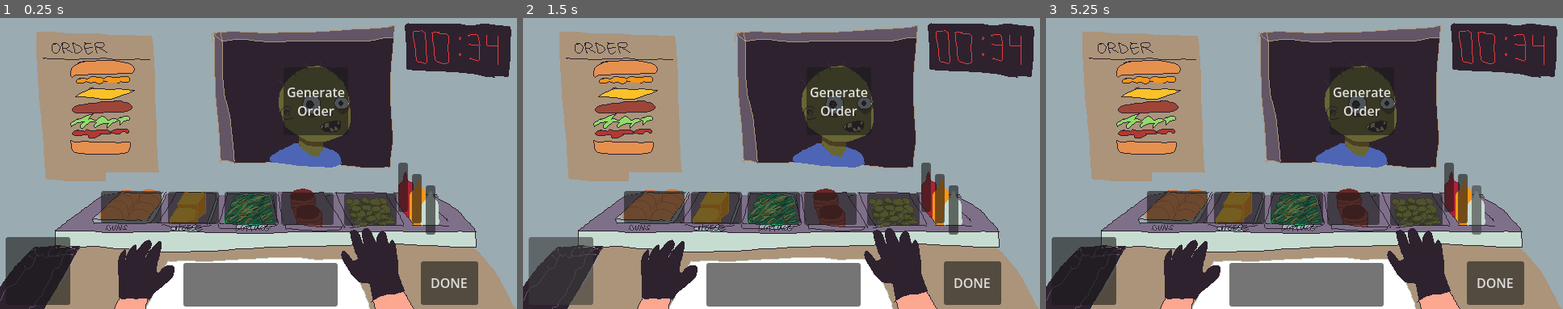
Above: before the commit, frames 1-3 (left to right).
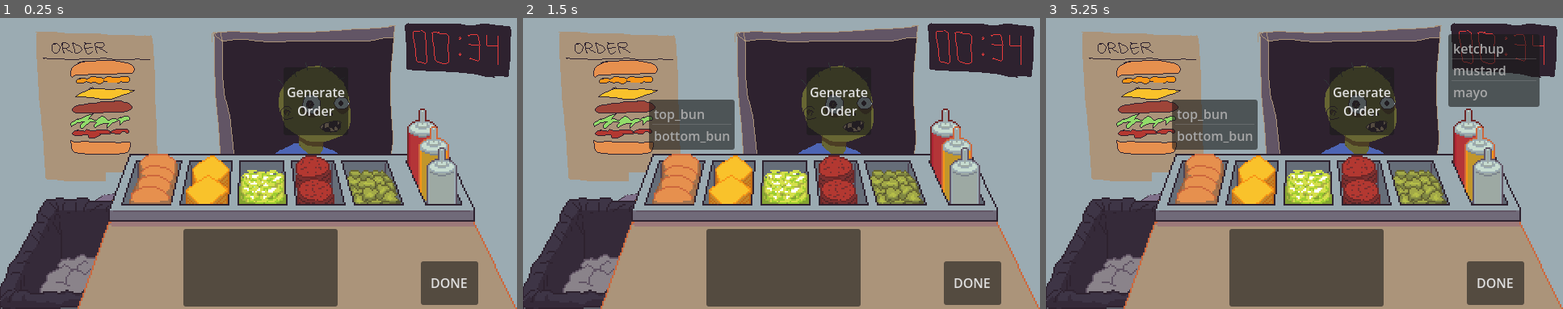
Above: after the commit, the same moments.

Repository: sanghunjlee/gameoff-2026
Game: Godot game, scene res://game/scenes/main.tscn
The game is run twice, just before and just after one commit, with the same random seed, the same clock (stepped at 60 frames per second) and the same inputs.
Inputs (mouse positions are in pixels of both pictures, inside the frame that each line leads up to; where the layout moved, square brackets give the same spot in the first picture):
- Up to frame 1 (0.25 s): no input
- Up to frame 2 (1.5 s): click (678, 178) [652, 207] at 0.5 s; click (585, 253) [559, 271] at 1.25 s
- Up to frame 3 (5.25 s): click (1252, 180) [1237, 207] at 2 s; click (1309, 186) [1299, 207] at 2.75 s; click (1361, 180) [1351, 210] at 3.5 s; click (1418, 186) [1418, 210] at 4.25 s; click (1485, 175) [1475, 210] at 5 s

The runs differ from the first frame. In frame 1, 36% of the frame differs, in the area x 0-100%, y 31-100%; in frame 2, 38%; in frame 3, 41%, in the area x 0-100%, y 5-100%.

Commit message:
Added Assets From Main
+ added assets for assembly table and ingredients to game
+ added selectable lists for buns and condiments to choose an ingredient

Diff:
--- a/game/scenes/main.gd
+++ b/game/scenes/main.gd
@@ -6,11 +6,18 @@
 var held_item: String = ""
 var burger_items: Array = []
 var current_order: Array = []
+var selected_item: String = "" #Currently not
+
+@onready var buns_list: CanvasItem = %BunList
+@onready var condiments_list: CanvasItem = %CondimentsList
 
 # Called when the node enters the scene tree for the first time.
 func _ready() -> void:
     pick_up_item.connect(_on_pick_up_item)
     new_customer.connect(_on_new_customer)
+
+    buns_list.visible = false
+    condiments_list.visible = false
 
 # Called every frame. 'delta' is the elapsed time since the previous frame.
 func _process(delta: float) -> void:
@@ -41,6 +48,8 @@
     print("Burger completed: ", burger_items)
     if burger_items == current_order:
         print("Order completed correctly!")
+    else:
+        print("Incorrect order. Prepare to be eaten!")
     burger_items.clear()
 
 # Called when the burger is thrown in the trash
@@ -48,11 +57,16 @@
     print("Discarded burger: ", burger_items)
     burger_items.clear()
 
+# Placeholder for generating a new order
+# Ideally, this would be automatically generated when a new customer arrives and not via clicking a button
+func _on_generate_order_button_pressed() -> void:
+    current_order = generate_order()
+
 # Helper function to generate a random order for the customer
 func generate_order() -> Array:
     var order: Array = []
     var num_items: int = randi() % 6 + 1 # Up to Six Ingredients, Between 1 and 6 items
-    var possible_items: Array = ["buns", "pickle", "patty", "lettuce", "cheese", "mayo", "mustard", "ketchup"]
+    var possible_items: Array = ["top_bun", "bottom_bun", "pickle", "patty", "lettuce", "cheese", "mayo", "mustard", "ketchup"]
 
     for i in range(num_items):
         var item: String = possible_items[randi() % possible_items.size()]
@@ -61,12 +75,14 @@
     print("Customer ordered: ", order)
     return order
 
-# Placeholder for generating a new order
-func _on_generate_order_button_pressed() -> void:
-    current_order = generate_order()
+# Functions to handle selected ingredients from UI button elements
 
+# Toggle the list of selectable bun items upon clicking the buns
 func _on_buns_button_pressed() -> void:
-    pick_up_item.emit("buns")
+    if buns_list.visible:
+        buns_list.visible = false
+    else:
+        buns_list.visible = true
 
 func _on_pickle_button_pressed() -> void:
     pick_up_item.emit("pickle")
@@ -81,10 +97,25 @@
     pick_up_item.emit("cheese")
 
 func _on_mayo_button_pressed() -> void:
-    pick_up_item.emit("mayo")
+    # pick_up_item.emit("mayo")
+    condiments_list.visible = true
 
 func _on_mustard_button_pressed() -> void:
-    pick_up_item.emit("mustard")
+    # pick_up_item.emit("mustard")
+    condiments_list.visible = true
 
 func _on_ketchup_button_pressed() -> void:
-    pick_up_item.emit("ketchup")
+    # pick_up_item.emit("ketchup")
+    condiments_list.visible = true
+
+# Functions to handle selection of items from a possible list of ingredients
+
+func _on_bun_list_item_clicked(index: int, at_position: Vector2, mouse_button_index: int) -> void:
+    selected_item = buns_list.get_item_text(index)
+    pick_up_item.emit(selected_item)
+    buns_list.visible = false
+
+func _on_condiments_list_item_clicked(index: int, at_position: Vector2, mouse_button_index: int) -> void:
+    selected_item = condiments_list.get_item_text(index)
+    pick_up_item.emit(selected_item)
+    condiments_list.visible = false
--- a/game/scenes/main.tscn
+++ b/game/scenes/main.tscn
@@ -3,6 +3,16 @@
 [ext_resource type="PackedScene" uid="uid://biad20m645add" path="res://game/scenes/zombie.tscn" id="1_20rwd"]
 [ext_resource type="Script" uid="uid://cejqlykn8wr8x" path="res://game/scenes/main.gd" id="1_gp8w2"]
 [ext_resource type="Texture2D" uid="uid://dfx1jh1tr2vcl" path="res://game/assets/mockup.png" id="2_jbjdl"]
+[ext_resource type="Texture2D" uid="uid://1ao6upgncjc2" path="res://game/assets/assembly-station/assembly-table.png" id="4_ejk4j"]
+[ext_resource type="Texture2D" uid="uid://b6l8yehfh0lrs" path="res://game/assets/assembly-station/trashbin.png" id="4_l3qal"]
+[ext_resource type="Texture2D" uid="uid://d2o32ek5u8584" path="res://game/assets/assembly-station/buns.png" id="5_l3qal"]
+[ext_resource type="Texture2D" uid="uid://cd086d6sb4kf3" path="res://game/assets/assembly-station/cheese.png" id="7_12hk3"]
+[ext_resource type="Texture2D" uid="uid://daslowtee3f08" path="res://game/assets/assembly-station/lettuce.png" id="8_3v7cf"]
+[ext_resource type="Texture2D" uid="uid://n82me52fpe7u" path="res://game/assets/assembly-station/patties.png" id="9_r75lq"]
+[ext_resource type="Texture2D" uid="uid://d2fa5oxnncqet" path="res://game/assets/assembly-station/pickles.png" id="10_cxktm"]
+[ext_resource type="Texture2D" uid="uid://bwbjba64lj6xb" path="res://game/assets/assembly-station/ketchup.png" id="11_aju45"]
+[ext_resource type="Texture2D" uid="uid://dr68i2ka1jgr4" path="res://game/assets/assembly-station/mustard.png" id="12_q1x0e"]
+[ext_resource type="Texture2D" uid="uid://bdbup6vlsdj3n" path="res://game/assets/assembly-station/mayo.png" id="13_8g3t5"]
 
 [node name="Main" type="Control" unique_id=1877319954]
 layout_mode = 3
@@ -21,74 +31,144 @@
 offset_right = 40.0
 offset_bottom = 40.0
 
-[node name="TextureRect" type="TextureRect" parent="Container" unique_id=1503621911]
+[node name="MockUp" type="TextureRect" parent="Container" unique_id=1503621911]
 layout_mode = 2
 texture = ExtResource("2_jbjdl")
 
-[node name="BunsButton" type="Button" parent="Container/TextureRect" unique_id=629232372]
-layout_mode = 0
-offset_left = 125.0
-offset_top = 214.0
-offset_right = 200.0
-offset_bottom = 254.0
-
-[node name="CheeseButton" type="Button" parent="Container/TextureRect" unique_id=1485994082]
-layout_mode = 0
-offset_left = 208.0
-offset_top = 215.0
-offset_right = 271.0
-offset_bottom = 255.0
-
-[node name="LettuceButton" type="Button" parent="Container/TextureRect" unique_id=776187992]
-layout_mode = 0
-offset_left = 278.0
-offset_top = 215.0
-offset_right = 343.0
-offset_bottom = 255.0
-
-[node name="PattyButton" type="Button" parent="Container/TextureRect" unique_id=101908268]
-layout_mode = 0
-offset_left = 348.0
-offset_top = 216.0
-offset_right = 413.0
-offset_bottom = 256.0
-
-[node name="PickleButton" type="Button" parent="Container/TextureRect" unique_id=1026162038]
-layout_mode = 0
-offset_left = 426.0
-offset_top = 217.0
-offset_right = 491.0
-offset_bottom = 257.0
-
-[node name="MayoButton" type="Button" parent="Container/TextureRect" unique_id=1673632524]
-layout_mode = 0
-offset_left = 527.0
-offset_top = 207.0
-offset_right = 539.0
-offset_bottom = 268.0
-
-[node name="MustardButton" type="Button" parent="Container/TextureRect" unique_id=281023901]
-layout_mode = 0
-offset_left = 510.0
-offset_top = 193.0
-offset_right = 522.0
-offset_bottom = 254.0
-
-[node name="KetchupButton" type="Button" parent="Container/TextureRect" unique_id=2084615856]
-layout_mode = 0
-offset_left = 493.0
-offset_top = 179.0
-offset_right = 505.0
-offset_bottom = 240.0
-
-[node name="WrapButton" type="Button" parent="Container/TextureRect" unique_id=1692138468]
+[node name="TrashContainer" type="MarginContainer" parent="." unique_id=58796317]
+layout_mode = 0
+offset_left = -3.0
+offset_top = 218.0
+offset_right = 153.0
+offset_bottom = 364.0
+
+[node name="TrashButton" type="Button" parent="TrashContainer" unique_id=1367371791]
+layout_mode = 2
+icon = ExtResource("4_l3qal")
+flat = true
+
+[node name="AssemblyStationContainer" type="MarginContainer" parent="." unique_id=2100624299]
+layout_mode = 0
+offset_left = 96.0
+offset_top = 168.0
+offset_right = 640.0
+offset_bottom = 360.0
+
+[node name="TextureRect" type="TextureRect" parent="AssemblyStationContainer" unique_id=1319677977]
+layout_mode = 2
+texture = ExtResource("4_ejk4j")
+
+[node name="BunsButton" type="Button" parent="AssemblyStationContainer/TextureRect" unique_id=629232372]
+layout_mode = 0
+offset_left = 60.0
+offset_top = -4.0
+offset_right = 128.0
+offset_bottom = 66.0
+icon = ExtResource("5_l3qal")
+flat = true
+
+[node name="MarginContainer" type="MarginContainer" parent="AssemblyStationContainer/TextureRect/BunsButton" unique_id=464252938]
+layout_mode = 0
+offset_top = -63.0
+offset_right = 106.0
+offset_bottom = -1.0
+
+[node name="BunList" type="ItemList" parent="AssemblyStationContainer/TextureRect/BunsButton/MarginContainer" unique_id=1506389091]
+unique_name_in_owner = true
+layout_mode = 2
+allow_reselect = true
+allow_search = false
+max_text_lines = 2
+item_count = 2
+item_0/text = "top_bun"
+item_1/text = "bottom_bun"
+
+[node name="CheeseButton" type="Button" parent="AssemblyStationContainer/TextureRect" unique_id=1485994082]
+layout_mode = 0
+offset_left = 130.0
+offset_top = -2.0
+offset_right = 192.0
+offset_bottom = 68.0
+icon = ExtResource("7_12hk3")
+flat = true
+
+[node name="LettuceButton" type="Button" parent="AssemblyStationContainer/TextureRect" unique_id=776187992]
+layout_mode = 0
+offset_left = 196.0
+offset_top = 16.0
+offset_right = 262.0
+offset_bottom = 66.0
+icon = ExtResource("8_3v7cf")
+flat = true
+
+[node name="PattyButton" type="Button" parent="AssemblyStationContainer/TextureRect" unique_id=101908268]
+layout_mode = 0
+offset_left = 266.0
+offset_top = -2.0
+offset_right = 322.0
+offset_bottom = 66.0
+icon = ExtResource("9_r75lq")
+flat = true
+
+[node name="PickleButton" type="Button" parent="AssemblyStationContainer/TextureRect" unique_id=1026162038]
+layout_mode = 0
+offset_left = 330.0
+offset_top = 16.0
+offset_right = 404.0
+offset_bottom = 66.0
+icon = ExtResource("10_cxktm")
+flat = true
+
+[node name="KetchupButton" type="Button" parent="AssemblyStationContainer/TextureRect" unique_id=2084615856]
+layout_mode = 0
+offset_left = 404.0
+offset_top = -60.0
+offset_right = 450.0
+offset_bottom = 48.0
+icon = ExtResource("11_aju45")
+flat = true
+
+[node name="MustardButton" type="Button" parent="AssemblyStationContainer/TextureRect/KetchupButton" unique_id=281023901]
+layout_mode = 0
+offset_left = 14.0
+offset_top = 22.0
+offset_right = 60.0
+offset_bottom = 122.0
+icon = ExtResource("12_q1x0e")
+flat = true
+
+[node name="MayoButton" type="Button" parent="AssemblyStationContainer/TextureRect/KetchupButton" unique_id=1673632524]
+layout_mode = 0
+offset_left = 24.0
+offset_top = 48.0
+offset_right = 70.0
+offset_bottom = 126.0
+icon = ExtResource("13_8g3t5")
+flat = true
+
+[node name="CondimentsList" type="ItemList" parent="AssemblyStationContainer/TextureRect/KetchupButton" unique_id=1364432087]
+unique_name_in_owner = true
+layout_mode = 1
+anchors_preset = -1
+anchor_top = 0.192
+anchor_bottom = 0.192
+offset_left = -2.0
+offset_top = -108.736
+offset_right = 111.0
+offset_bottom = -18.736
+item_count = 3
+item_0/text = "ketchup"
+item_1/text = "mustard"
+item_2/text = "mayo"
+
+[node name="WrapButton" type="Button" parent="." unique_id=1692138468]
 layout_mode = 0
 offset_left = 227.0
-offset_top = 303.0
+offset_top = 261.0
 offset_right = 418.0
 offset_bottom = 357.0
 
-[node name="DoneButton" type="Button" parent="Container/TextureRect" unique_id=1106651253]
+[node name="DoneButton" type="Button" parent="." unique_id=1106651253]
 layout_mode = 0
 offset_left = 521.0
 offset_top = 301.0
@@ -96,14 +176,7 @@
 offset_bottom = 355.0
 text = "DONE"
 
-[node name="TrashButton" type="Button" parent="Container/TextureRect" unique_id=1367371791]
-layout_mode = 0
-offset_left = 7.0
-offset_top = 271.0
-offset_right = 87.0
-offset_bottom = 355.0
-
-[node name="GenerateOrderButton" type="Button" parent="Container/TextureRect" unique_id=1911785388]
+[node name="GenerateOrderButton" type="Button" parent="." unique_id=1911785388]
 layout_mode = 0
 offset_left = 351.0
 offset_top = 61.0
@@ -112,15 +185,17 @@
 text = "Generate
 Order"
 
-[connection signal="pressed" from="Container/TextureRect/BunsButton" to="." method="_on_buns_button_pressed"]
-[connection signal="pressed" from="Container/TextureRect/CheeseButton" to="." method="_on_cheese_button_pressed"]
-[connection signal="pressed" from="Container/TextureRect/LettuceButton" to="." method="_on_lettuce_button_pressed"]
-[connection signal="pressed" from="Container/TextureRect/PattyButton" to="." method="_on_patty_button_pressed"]
-[connection signal="pressed" from="Container/TextureRect/PickleButton" to="." method="_on_pickle_button_pressed"]
-[connection signal="pressed" from="Container/TextureRect/MayoButton" to="." method="_on_mayo_button_pressed"]
-[connection signal="pressed" from="Container/TextureRect/MustardButton" to="." method="_on_mustard_button_pressed"]
-[connection signal="pressed" from="Container/TextureRect/KetchupButton" to="." method="_on_ketchup_button_pressed"]
-[connection signal="pressed" from="Container/TextureRect/WrapButton" to="." method="_on_wrap_button_pressed"]
-[connection signal="pressed" from="Container/TextureRect/DoneButton" to="." method="_on_done_button_pressed"]
-[connection signal="pressed" from="Container/TextureRect/TrashButton" to="." method="_on_trash_button_pressed"]
-[connection signal="pressed" from="Container/TextureRect/GenerateOrderButton" to="." method="_on_generate_order_button_pressed"]
+[connection signal="pressed" from="TrashContainer/TrashButton" to="." method="_on_trash_button_pressed"]
+[connection signal="pressed" from="AssemblyStationContainer/TextureRect/BunsButton" to="." method="_on_buns_button_pressed"]
+[connection signal="item_clicked" from="AssemblyStationContainer/TextureRect/BunsButton/MarginContainer/BunList" to="." method="_on_bun_list_item_clicked"]
+[connection signal="pressed" from="AssemblyStationContainer/TextureRect/CheeseButton" to="." method="_on_cheese_button_pressed"]
+[connection signal="pressed" from="AssemblyStationContainer/TextureRect/LettuceButton" to="." method="_on_lettuce_button_pressed"]
+[connection signal="pressed" from="AssemblyStationContainer/TextureRect/PattyButton" to="." method="_on_patty_button_pressed"]
+[connection signal="pressed" from="AssemblyStationContainer/TextureRect/PickleButton" to="." method="_on_pickle_button_pressed"]
+[connection signal="pressed" from="AssemblyStationContainer/TextureRect/KetchupButton" to="." method="_on_ketchup_button_pressed"]
+[connection signal="pressed" from="AssemblyStationContainer/TextureRect/KetchupButton/MustardButton" to="." method="_on_mustard_button_pressed"]
+[connection signal="pressed" from="AssemblyStationContainer/TextureRect/KetchupButton/MayoButton" to="." method="_on_mayo_button_pressed"]
+[connection signal="item_clicked" from="AssemblyStationContainer/TextureRect/KetchupButton/CondimentsList" to="." method="_on_condiments_list_item_clicked"]
+[connection signal="pressed" from="WrapButton" to="." method="_on_wrap_button_pressed"]
+[connection signal="pressed" from="DoneButton" to="." method="_on_done_button_pressed"]
+[connection signal="pressed" from="GenerateOrderButton" to="." method="_on_generate_order_button_pressed"]
Not shown, added: game/assets/assembly-station/assembly-table.png.import
Not shown, added: game/assets/assembly-station/buns.png.import
Not shown, added: game/assets/assembly-station/cheese.png.import
Not shown, added: game/assets/assembly-station/ketchup.png.import
Not shown, added: game/assets/assembly-station/lettuce.png.import
Not shown, added: game/assets/assembly-station/mayo.png.import
Not shown, added: game/assets/assembly-station/mustard.png.import
Not shown, added: game/assets/assembly-station/patties.png.import
Not shown, added: game/assets/assembly-station/pickles.png.import
Not shown, added: game/assets/assembly-station/trashbin.png.import
